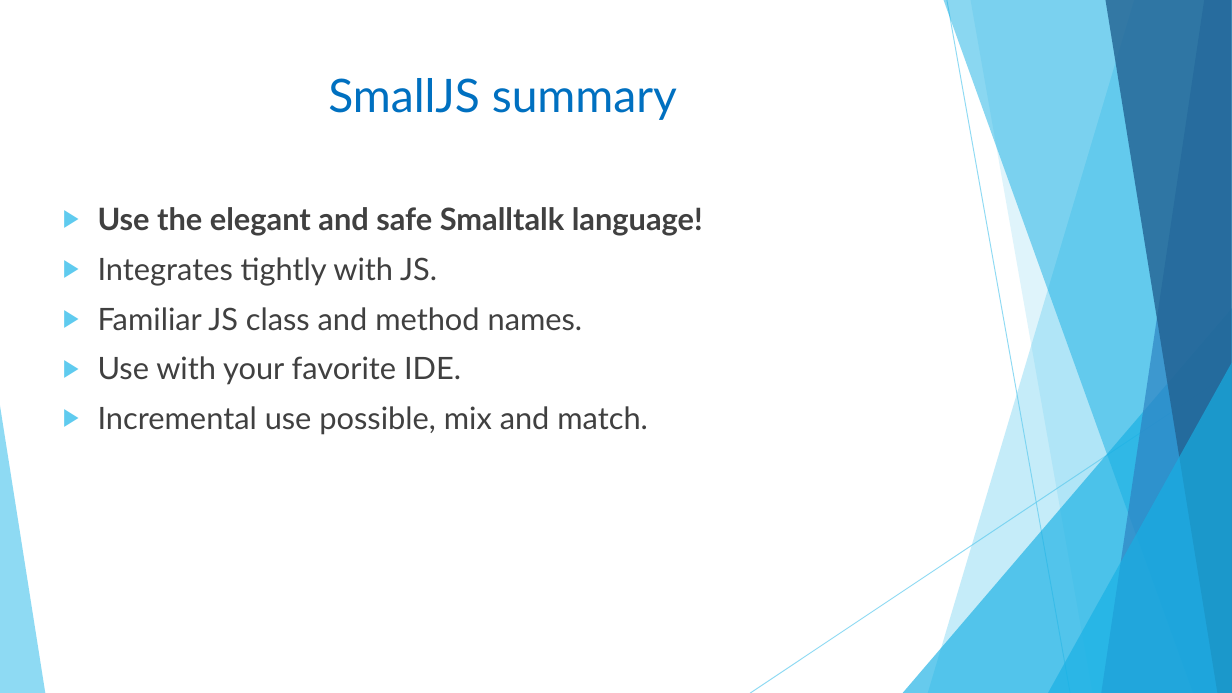
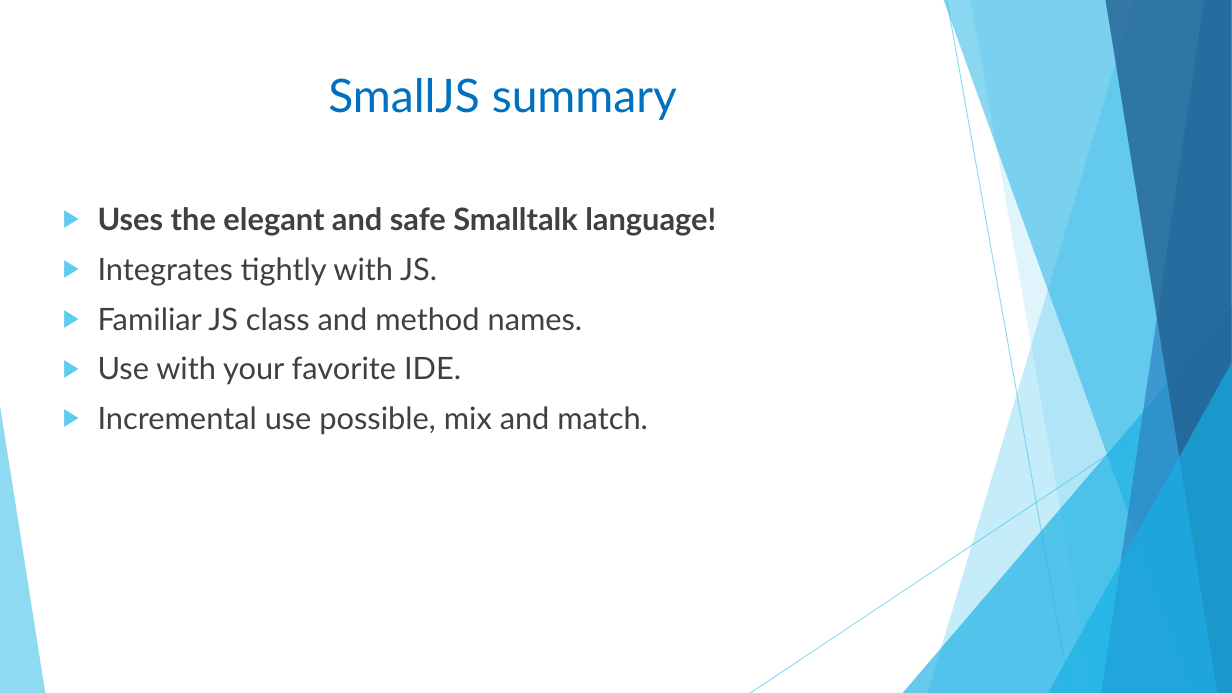
Before and after one commit to Small-JS/SmallJS, a slide deck: slide 10 of Documentation/Why_SmallJS.pptx. Drawn at 1232x693 pixels with LibreOffice and Linux fonts; fonts in the diff are those of the drawing. Boxes give left, top, right and bottom in pixels: in the first picture for what was removed or moved away, otherwise in the second. Text is boxed around its words. In the diff, an @@ line names an element or a change of style, - is before the commit and + after.

Commit message:
Small updates to presentation

```diff
--- a/Documentation/Why_SmallJS.pptx
+++ b/Documentation/Why_SmallJS.pptx
@@ text at <box>98,207,716,236</box>: text changed @@
-▶ Use the elegant and safe Smalltalk language!
+▶ Uses the elegant and safe Smalltalk language!
```
Also in this commit, not shown: 3 other slides changed.
